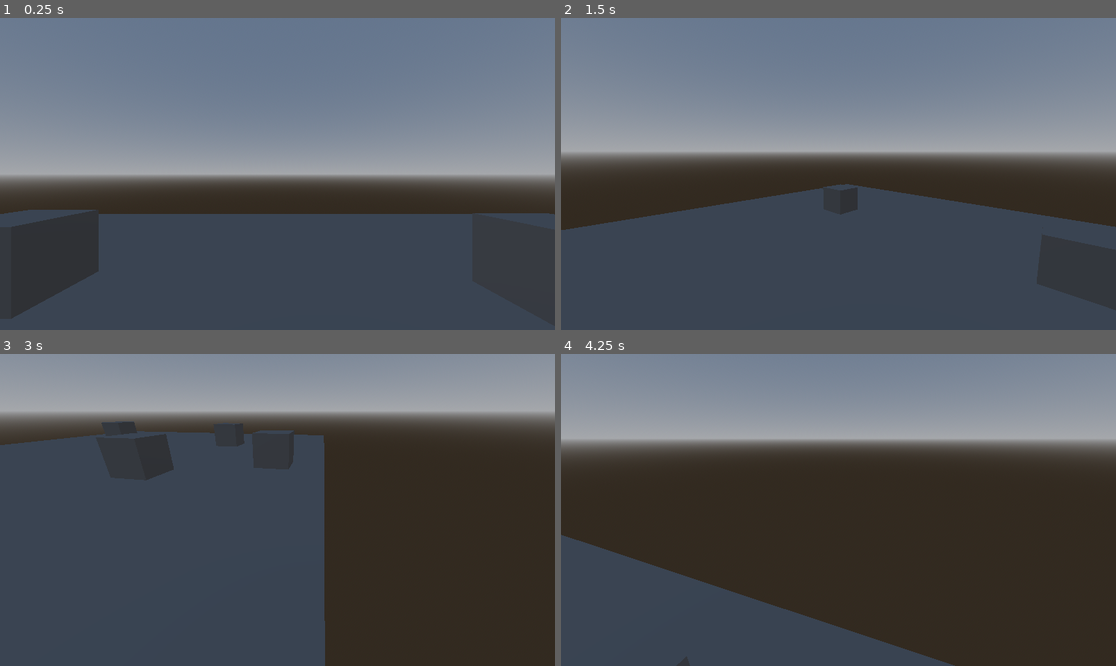
Above: before the commit, frames 1-4 (two rows, left to right).
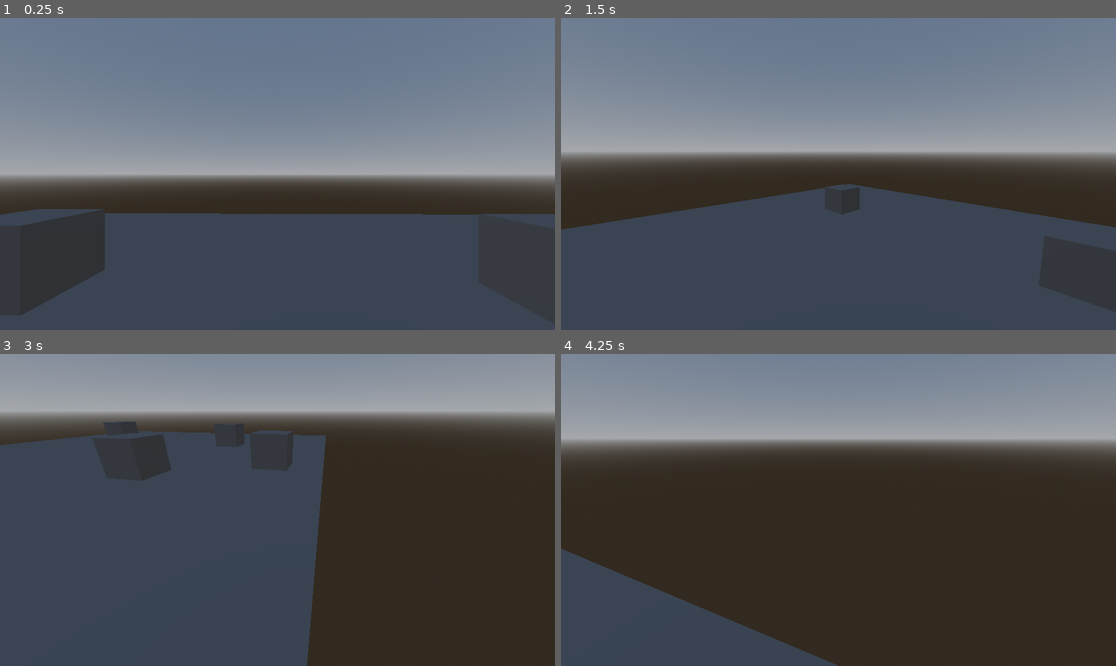
Above: after the commit, the same moments.

Repository: CaelRowley/murder-chronicles
Game: Godot game, scene res://scenes/levels/demo.tscn
Two runs of this game, one before a commit and one after it. Both use one fixed random seed, a clock stepped at 60 frames per second and the inputs below.
Inputs (mouse positions are in pixels of both pictures, inside the frame that each line leads up to):
- Up to frame 1 (0.25 s): no input
- Up to frame 2 (1.5 s): tap Enter at 0.5 s; move the mouse to (960, 158) at 0.52 s; hold D (right) 0.53-1.28 s; tap Space (jump) at 0.77 s; move the mouse to (727, 189) at 1.27 s; hold S (backward) from 1.28 s (still down)
- Up to frame 3 (3 s): tap Space (jump) at 1.52 s; move the mouse to (333, 441) at 2.02 s; release S (backward) at 2.03 s; hold D (right) 2.03-2.78 s; move the mouse to (249, 572) at 2.77 s; hold W (forward) from 2.78 s (still down)
- Up to frame 4 (4.25 s): tap Space (jump) at 3.02, 3.77 s; move the mouse to (1005, 556) at 3.52 s; release W (forward) at 3.53 s; hold A (left) from 3.53 s (still down)

The runs differ from the first frame. In frame 1, 0.5% of the frame differs, in the area x 0-100%, y 61-97%; in frame 2, 0.1%; in frame 3, 1.2%; in frame 4, 5.5%, in the area x 0-71%, y 57-100%.

Commit message:
fix: issues with godot 4 rc1

Diff:
--- a/src/scenes/player/player.gd
+++ b/src/scenes/player/player.gd
@@ -8,8 +8,8 @@
 @export var aim_max_angle := 90
 @export var aim_min_angle := -90
 
-var gravity := ProjectSettings.get_setting("physics/3d/default_gravity")
-var look_rot := Vector3.FORWARD
+var gravity := ProjectSettings.get_setting("physics/3d/default_gravity") as float
+var look_rot := Vector3.UP
 
 @onready var head := $Head as Node3D
 
